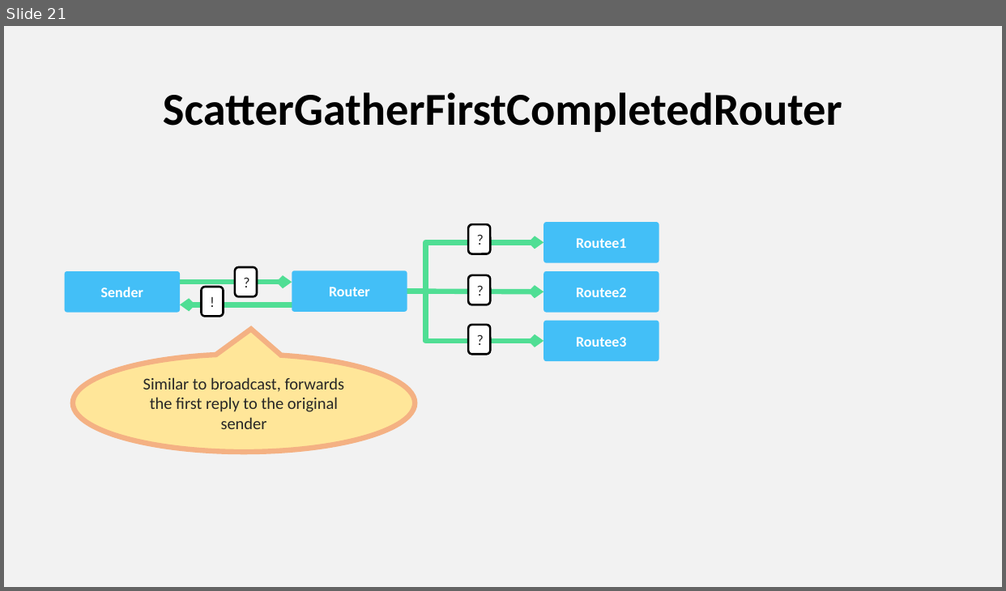
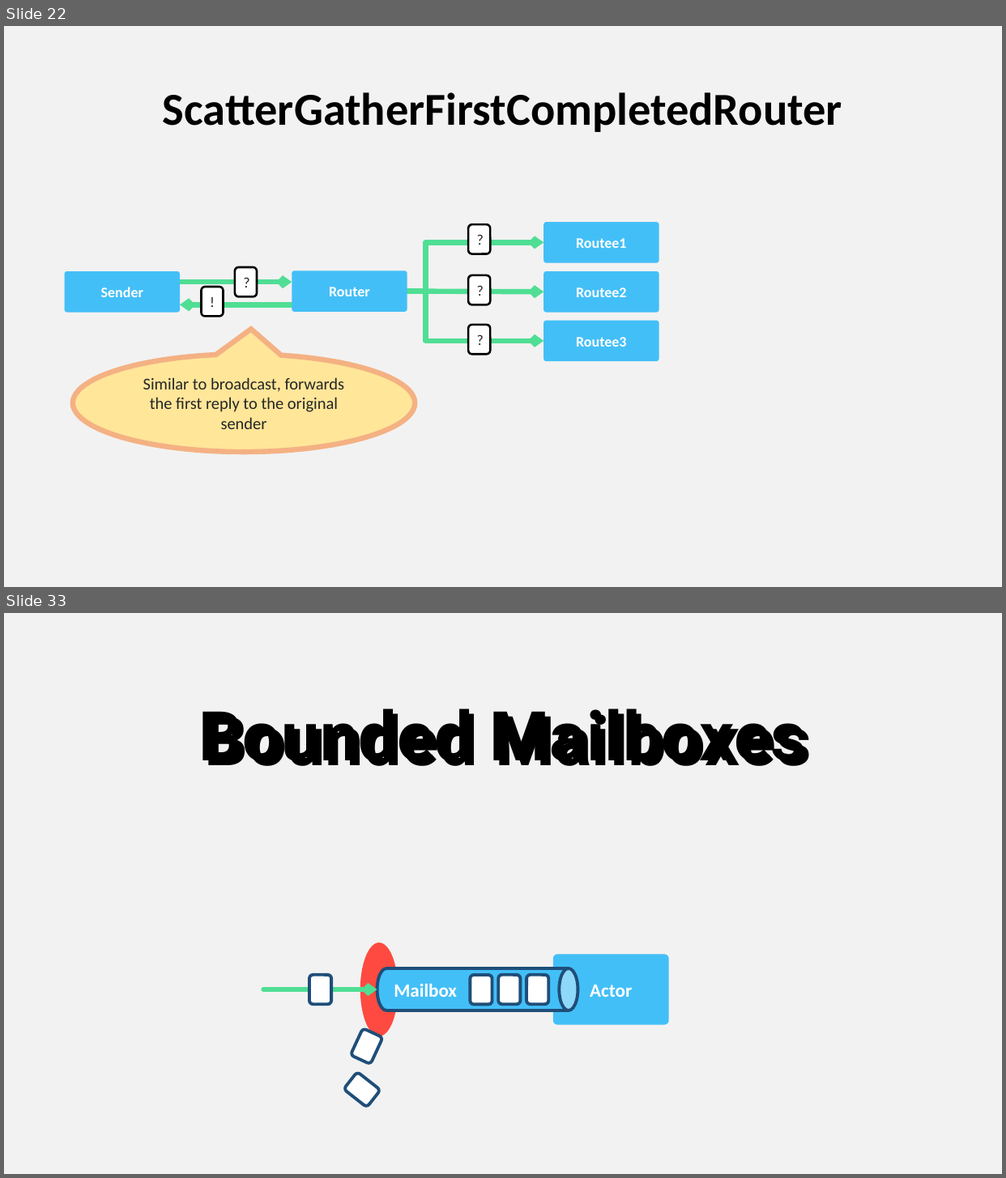
Before and after one commit to asynkron/website, a slide deck: media/logo.pptx. Shown one above the other, each under a label of ours: slide 21 before the commit, slides 22 and 33 after it; the slides between them are not shown. The pictures are 1006x591 and 1006x1178 pixels, drawn with LibreOffice and Linux fonts; fonts in the diff are those of the drawing. Boxes give left, top, right and bottom in pixels: in the first picture for what was removed or moved away, otherwise in the second. Text is boxed around its words. In the diff, an @@ line names an element or a change of style, - is before the commit and + after.

```diff
--- a/media/logo.pptx
+++ b/media/logo.pptx
@@ slide 33 added at bbox=[4, 613, 1002, 1174], background #F2F2F2 @@
@@ text added at bbox=[199, 709, 806, 766], 66 pt, text #000000, bold @@
+Bounded Mailboxes
@@ ellipse added at bbox=[360, 943, 398, 1037], fill #FF493E @@
@@ rounded rectangle added at bbox=[309, 975, 331, 1004], fill #FFFFFF, outline #1F4E79 3 pt @@
@@ cylinder added at bbox=[377, 969, 577, 1011], fill #43BFF7, outline #1F4E79 3 pt, 18 pt, text #FFFFFF, bold @@
+Mailbox
@@ rounded rectangle added at bbox=[471, 975, 492, 1004], fill #FFFFFF, outline #1F4E79 3 pt @@
@@ rounded rectangle added at bbox=[498, 975, 520, 1004], fill #FFFFFF, outline #1F4E79 3 pt @@
@@ rounded rectangle added at bbox=[526, 975, 548, 1004], fill #FFFFFF, outline #1F4E79 3 pt @@
@@ rounded rectangle added at bbox=[553, 954, 670, 1024], fill #43BFF7, 18 pt, text #FFFFFF, bold @@
+Actor
@@ elbow arrow added from (264, 990) to (377, 990), #50DE94 5 pt @@
@@ rounded rectangle added at bbox=[351, 1029, 383, 1064], fill #FFFFFF, outline #1F4E79 3 pt @@
@@ rounded rectangle added at bbox=[344, 1072, 381, 1107], fill #FFFFFF, outline #1F4E79 3 pt @@
@@ what was slide 21 is now slide 22 @@
```
Also in this commit, not shown: 14 other slides added.
